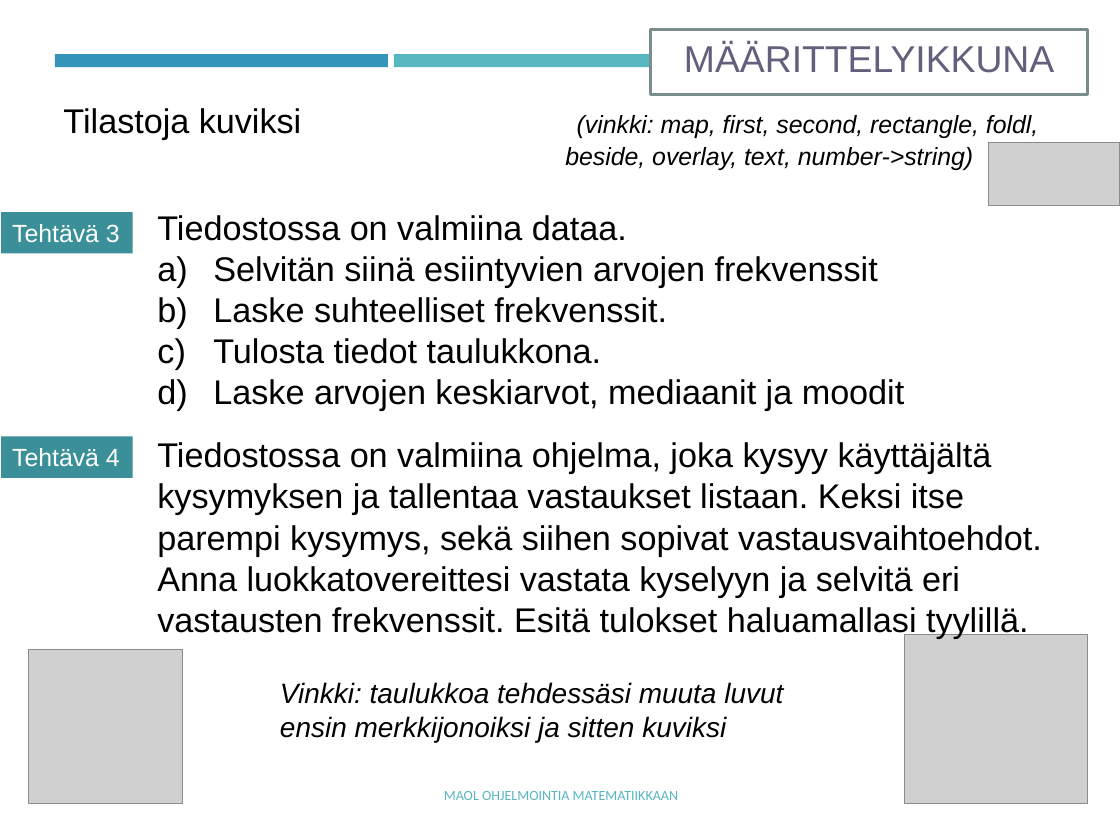
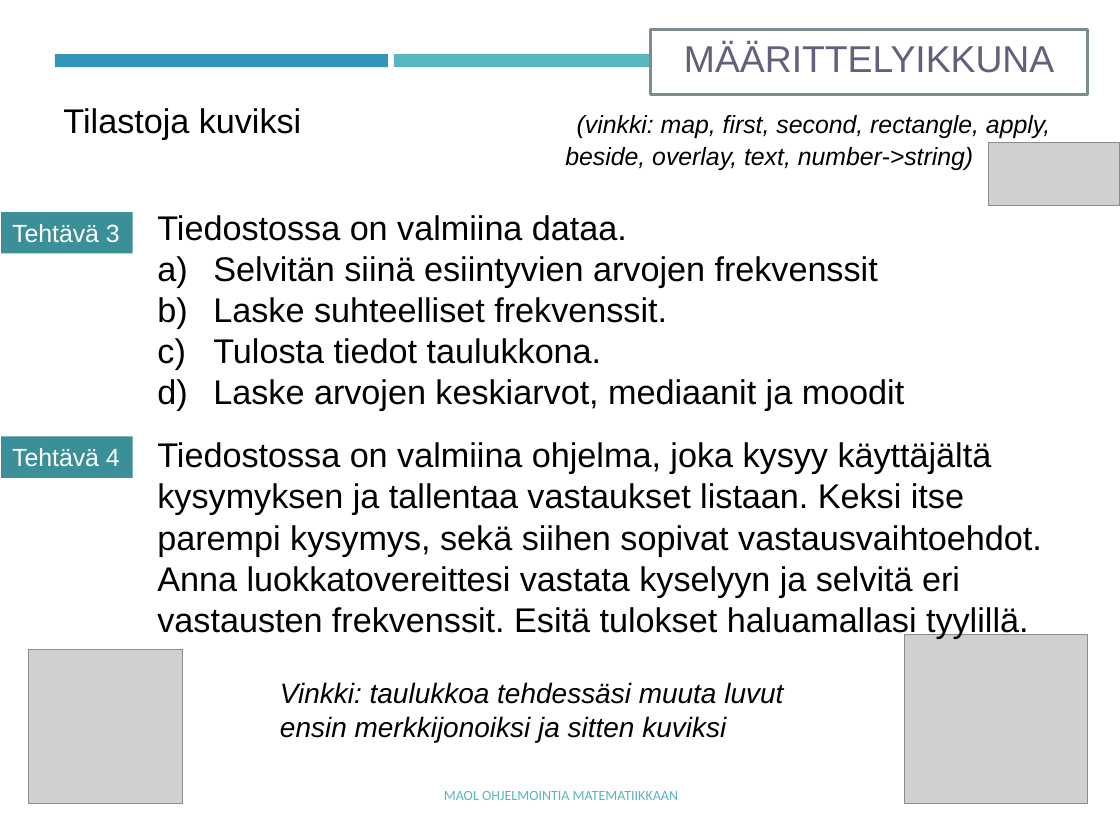
Before and after one commit to tyynetyyne/tyynetyyne.github.io, a slide deck: slide 24 of tehtavat/tiedostot/maol/power_point/Racket-MAOL-9-listat.pptx (slide 25 before the commit). Drawn at 1120x840 pixels with LibreOffice and Linux fonts; fonts in the diff are those of the drawing; grey boxes stand for pictures. Boxes give left, top, right and bottom in pixels: in the first picture for what was removed or moved away, otherwise in the second. Text is boxed around its words. In the diff, an @@ line names an element or a change of style, - is before the commit and + after.

```diff
--- a/tehtavat/tiedostot/maol/power_point/Racket-MAOL-9-listat.pptx
+++ b/tehtavat/tiedostot/maol/power_point/Racket-MAOL-9-listat.pptx
@@ text at [63, 108, 1050, 140]: text changed @@
-Tilastoja kuviksi (vinkki: map, first, second, rectangle, foldl,
+Tilastoja kuviksi (vinkki: map, first, second, rectangle, apply,
```
Also in this commit, not shown: 5 other slides changed, 2 slides added, 6 other files.
